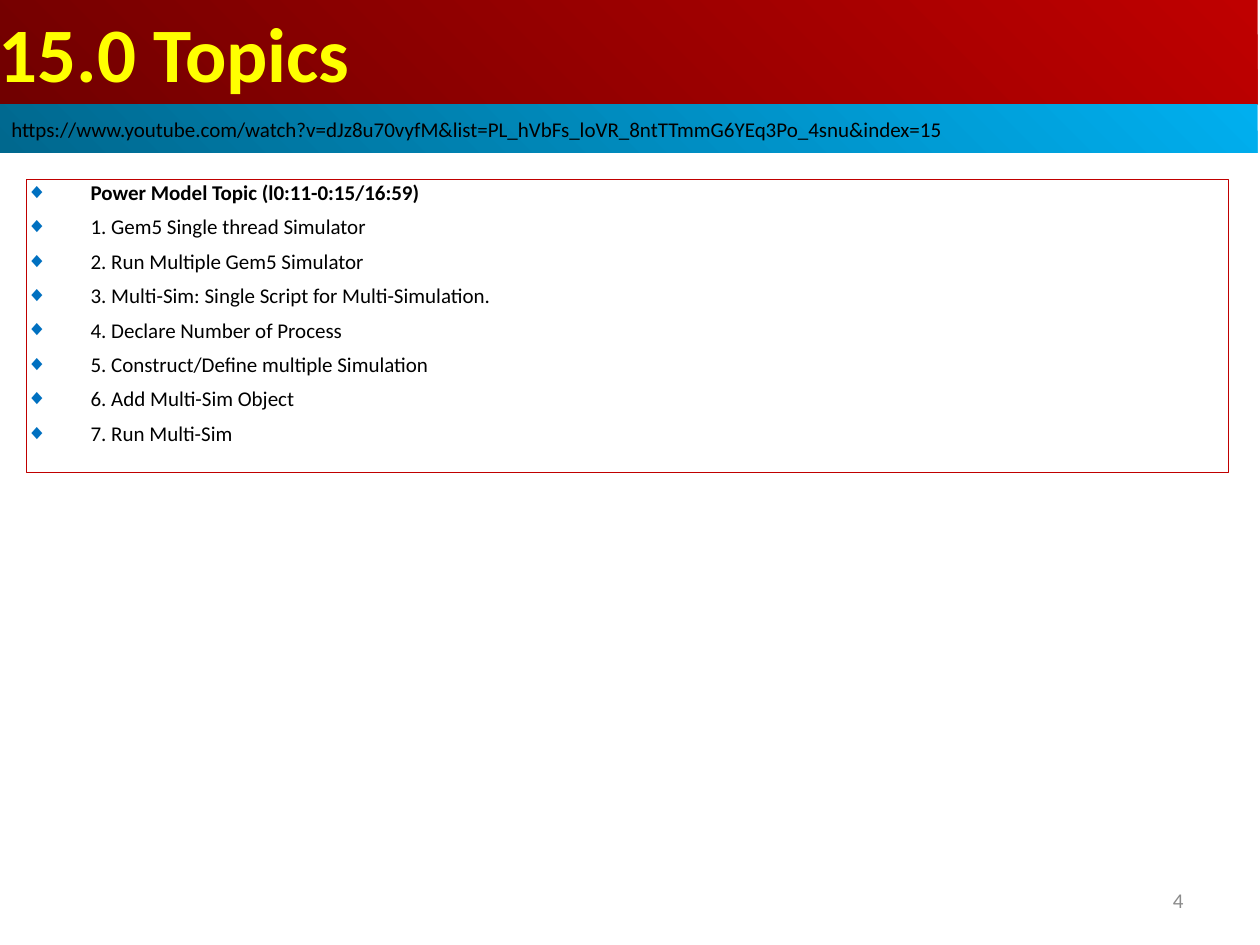
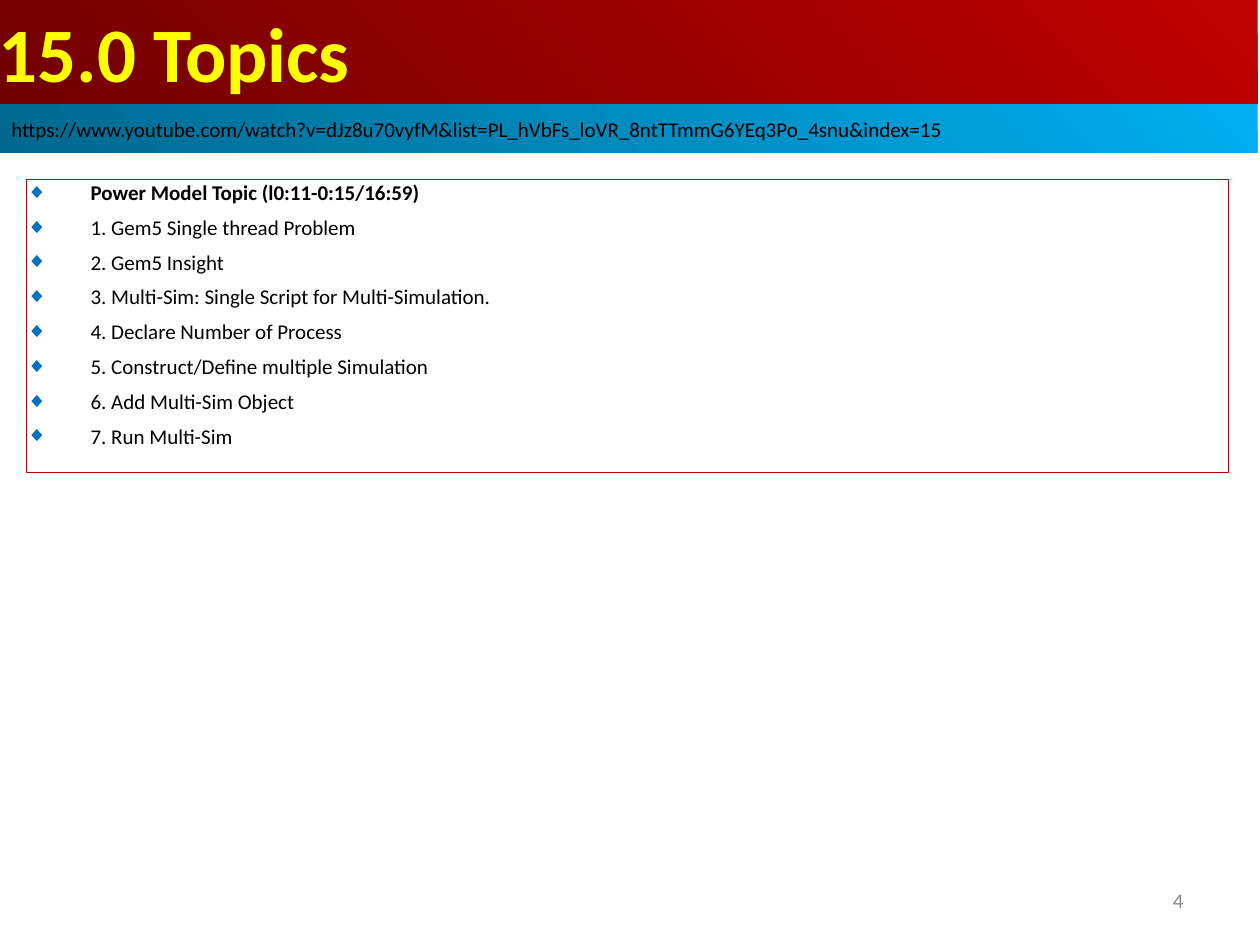
Before and after one commit to peterhchen/AIU_CS850_Gem5_McPAT, a slide deck: slide 4 of 050_Gem5/015.MultiSim/000_Video/015.MultiSim.ppt. Drawn at 1260x945 pixels with LibreOffice and Linux fonts; fonts in the diff are those of the drawing. Boxes give left, top, right and bottom in pixels: in the first picture for what was removed or moved away, otherwise in the second. Text is boxed around its words. In the diff, an @@ line names an element or a change of style, - is before the commit and + after.

```diff
--- a/050_Gem5/015.MultiSim/000_Video/015.MultiSim.ppt
+++ b/050_Gem5/015.MultiSim/000_Video/015.MultiSim.ppt
@@ text in rectangle at (91, 220, 356, 274): text changed @@
-◆ 1. Gem5 Single thread Simulator
-◆ 2. Run Multiple Gem5 Simulator
+◆ 1. Gem5 Single thread Problem
+◆ 2. Gem5 Insight
```
Also in this commit, not shown: 3 other slides changed, 2 slides added.
